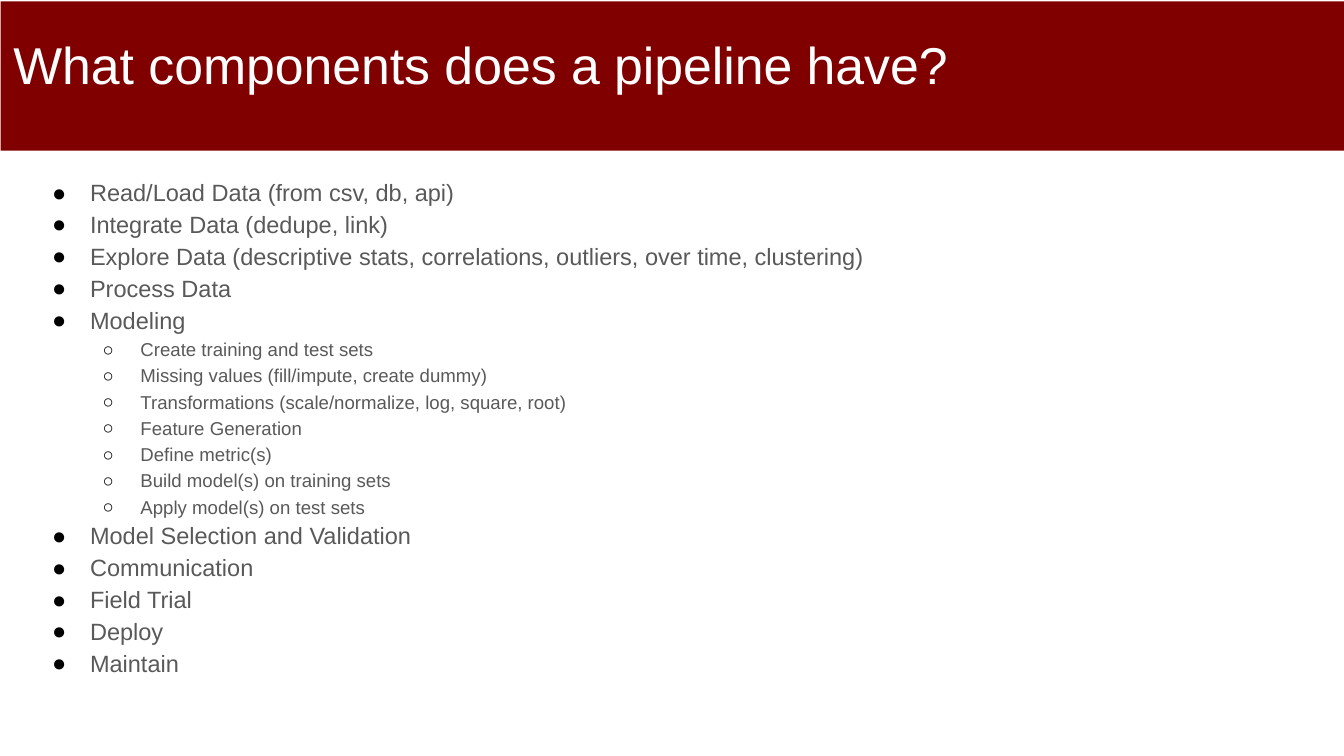
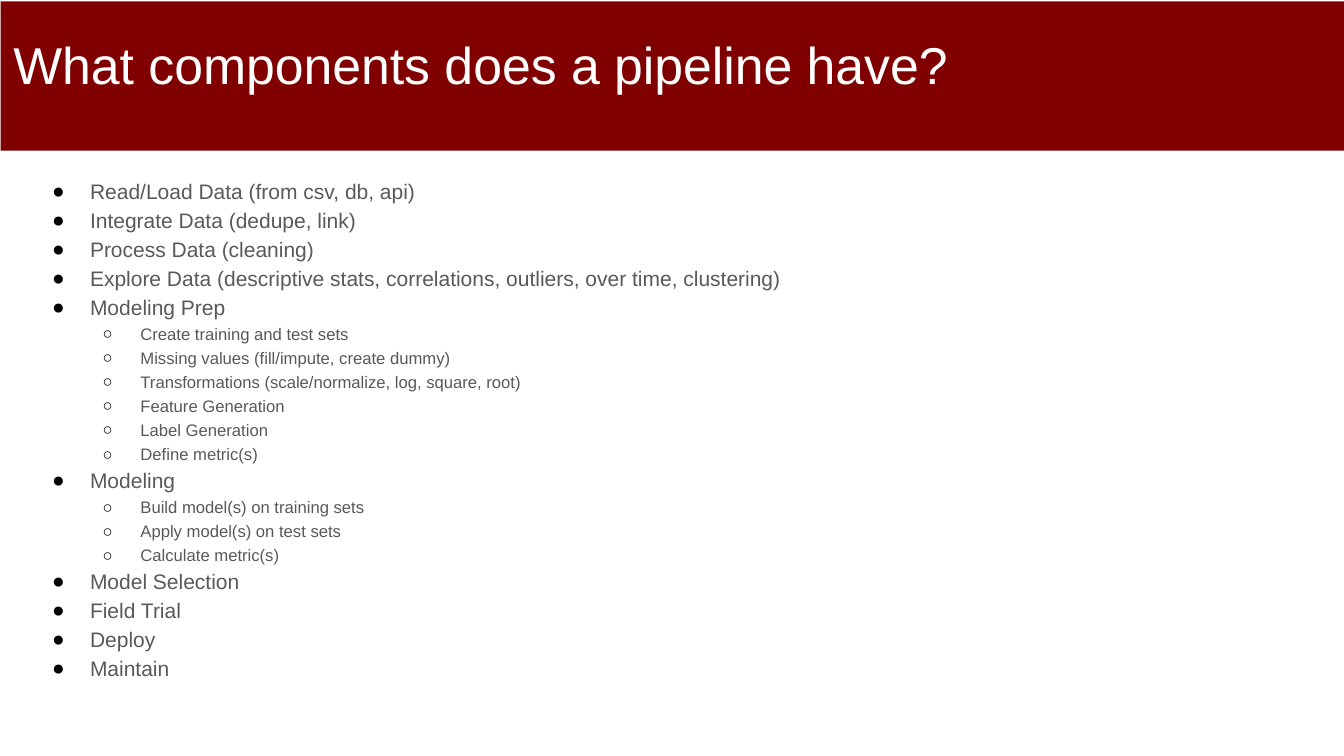
Before and after one commit to dssg/mlforpublicpolicylab, a slide deck: slide 8 of 04 - Machine Learning Pipelines/Machine-Learning-Pipelines.pptx. Drawn at 1344x756 pixels with LibreOffice and Linux fonts; fonts in the diff are those of the drawing. Boxes give left, top, right and bottom in pixels: in the first picture for what was removed or moved away, otherwise in the second. Text is boxed around its words. In the diff, an @@ line names an element or a change of style, - is before the commit and + after.

Commit message:
updated pipelines

```diff
--- a/04 - Machine Learning Pipelines/Machine-Learning-Pipelines.pptx
+++ b/04 - Machine Learning Pipelines/Machine-Learning-Pipelines.pptx
@@ text at box(90, 184, 780, 676): paragraph added @@
+● Modeling
@@ text at box(90, 184, 780, 676): size 16.8 to 15 pt in "Read/Load Data (from csv, db, api)", "Integrate Data (dedupe, link)", "Explore Data (descriptive stats, correlations, outliers, ove ...", "Field Trial" and 2 more places; size 13.3 to 11.9 pt in "Create training and test sets", "Missing values (fill/impute, create dummy)", "Transformations (scale/normalize, log, square, root)", "Feature Generation" and 3 more places @@
@@ text at box(90, 242, 314, 261): paragraph added @@
+● Process Data (cleaning)
@@ text at box(90, 300, 225, 319): text changed; size 16.8 to 15 pt @@
-● Process Data
-● Modeling
+● Modeling Prep
@@ text at box(140, 424, 268, 436): paragraph added @@
+  ○ Label Generation
@@ text at box(90, 549, 279, 589): text changed; size 16.8 to 11.9 pt @@
-● Model Selection and Validation
-● Communication
+  ○ Calculate metric(s)
+● Model Selection
```
Also in this commit, not shown: 2 other slides changed, 1 slide added, 1 slide removed.
